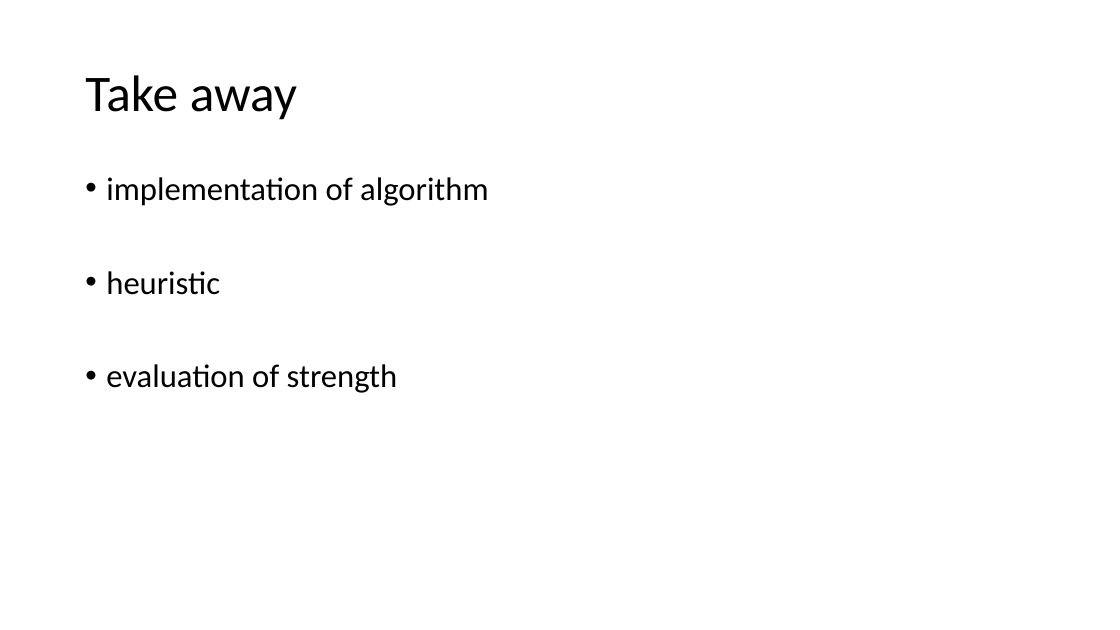
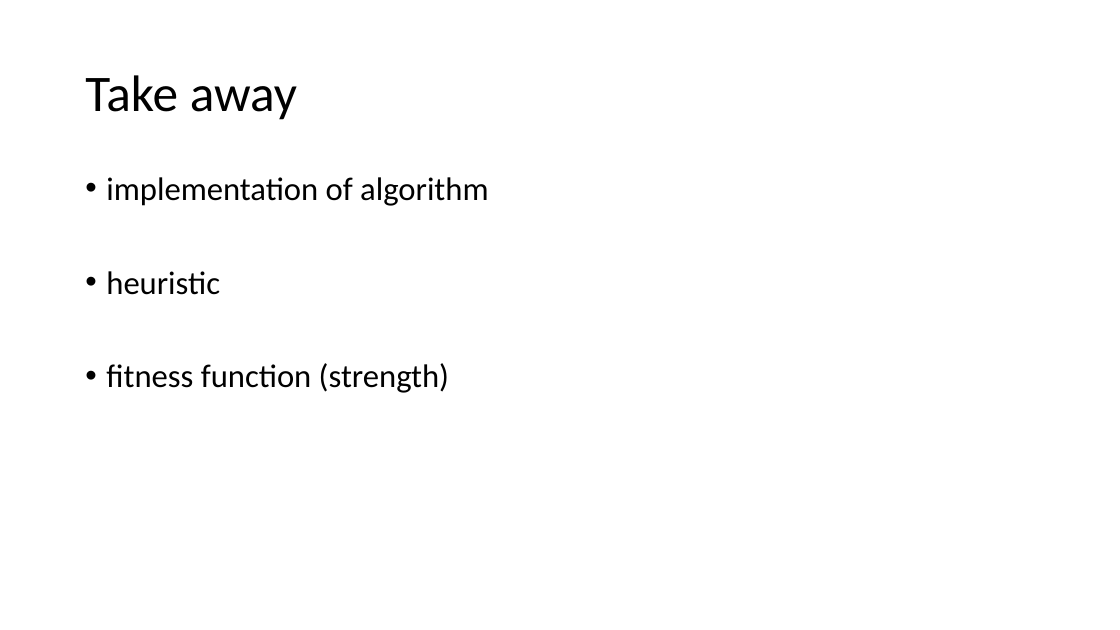
Before and after one commit to XaverB/connect-four, a slide deck: slide 25 of doc/ConnectFourPresentationDraft.pptx. Drawn at 1120x630 pixels with LibreOffice and Linux fonts; fonts in the diff are those of the drawing. Boxes give left, top, right and bottom in pixels: in the first picture for what was removed or moved away, otherwise in the second. Text is boxed around its words. In the diff, an @@ line names an element or a change of style, - is before the commit and + after.

```diff
--- a/doc/ConnectFourPresentationDraft.pptx
+++ b/doc/ConnectFourPresentationDraft.pptx
@@ text at [106,363,449,393]: text changed @@
-• evaluation of strength
+• fitness function (strength)
```
Also in this commit, not shown: 2 other slides changed.
